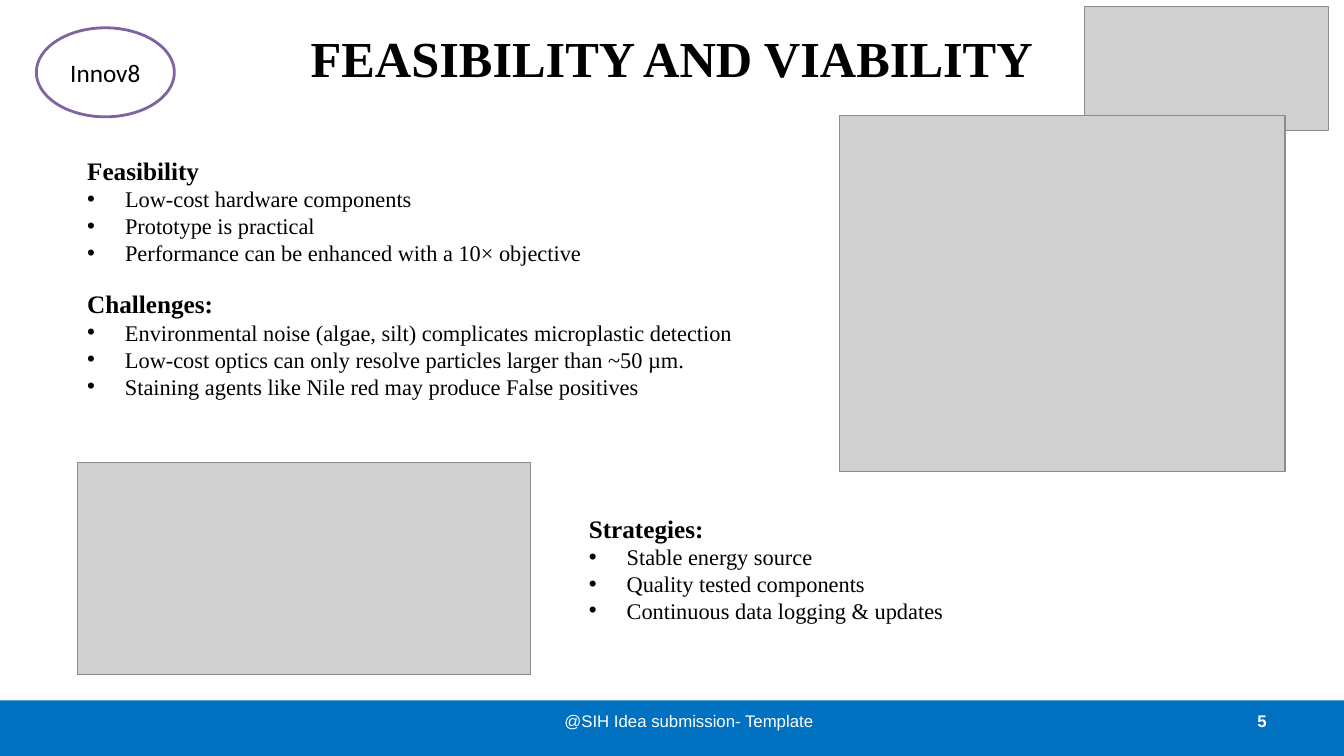
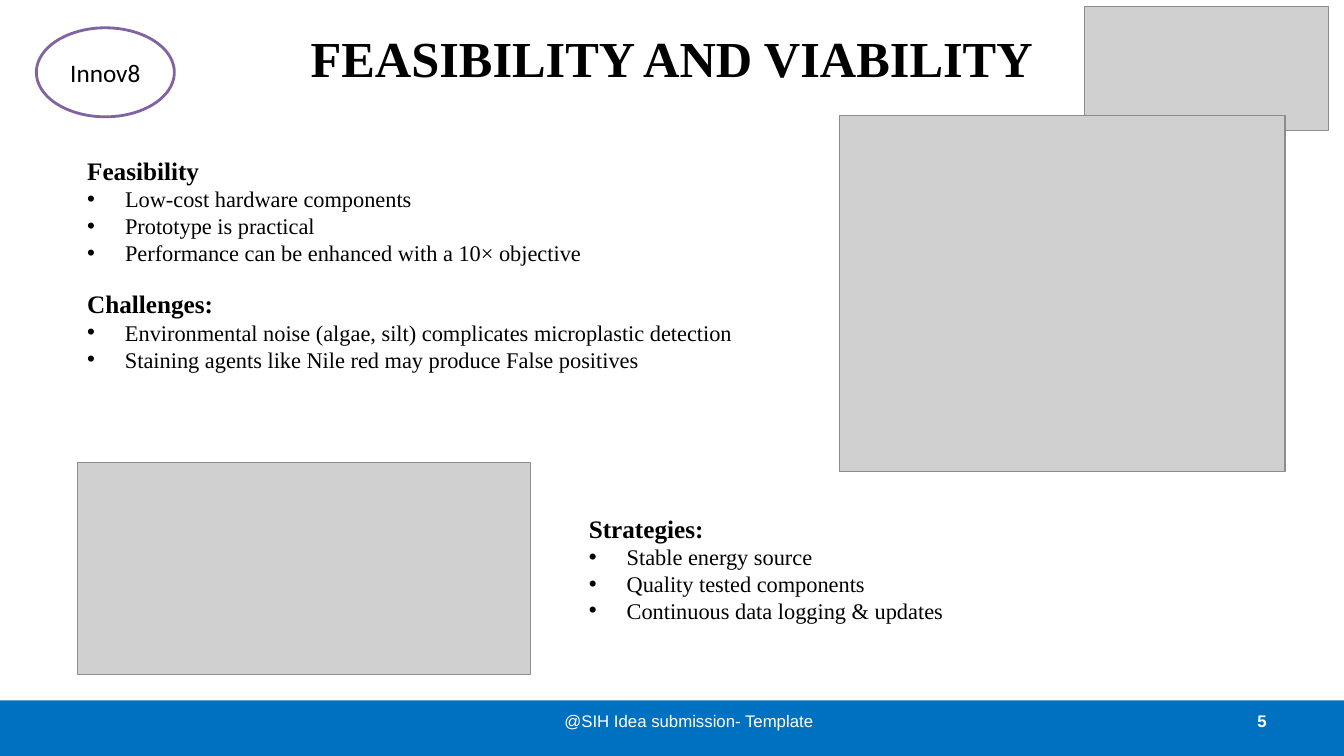
Before and after one commit to sanjaykn8/SIH25, a slide deck: slide 5 of Detector.pptx. Drawn at 1344x756 pixels with LibreOffice and Linux fonts; fonts in the diff are those of the drawing; grey boxes stand for pictures. Boxes give left, top, right and bottom in pixels: in the first picture for what was removed or moved away, otherwise in the second. Text is boxed around its words. In the diff, an @@ line names an element or a change of style, - is before the commit and + after.

Commit message:
ppt

```diff
--- a/Detector.pptx
+++ b/Detector.pptx
@@ text at <box>125,352,684,373</box>: paragraph removed @@
-• Low-cost optics can only resolve particles larger than ~50 µm.
```
Also in this commit, not shown: 1 other slide changed, 1 other file.
